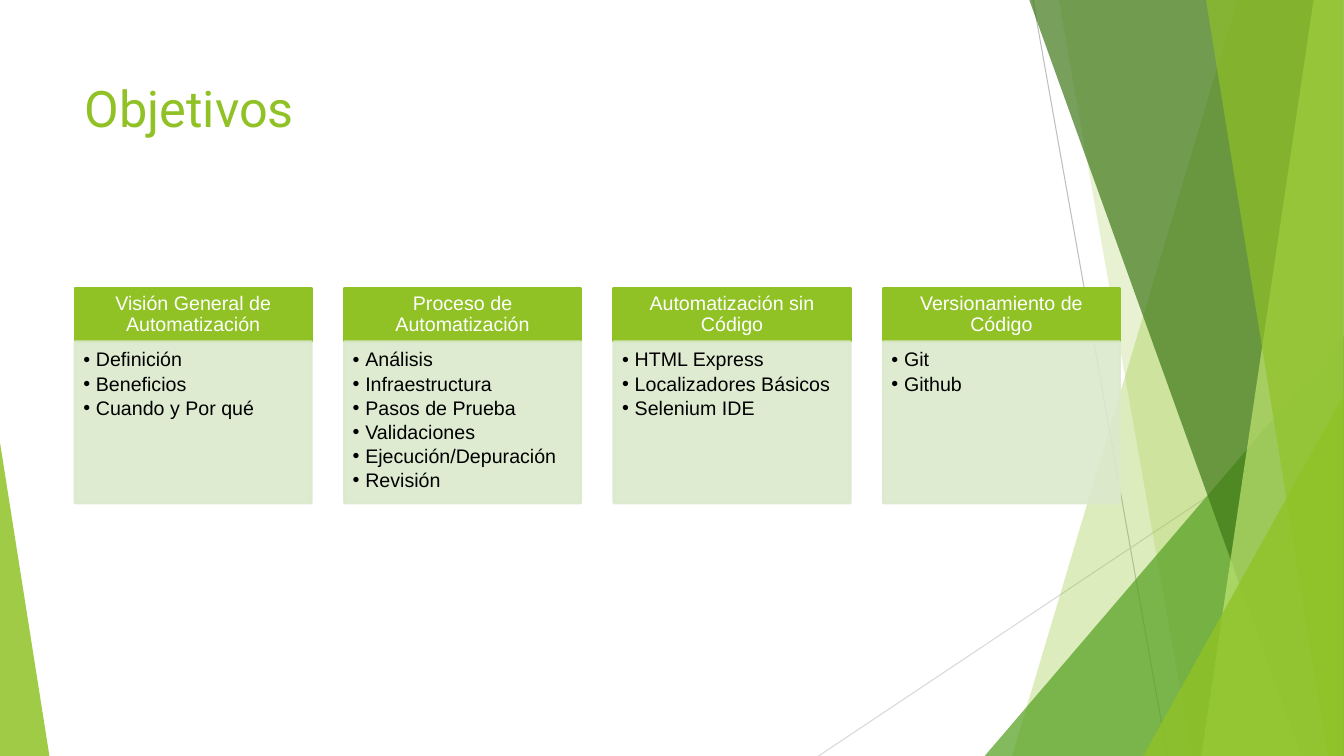
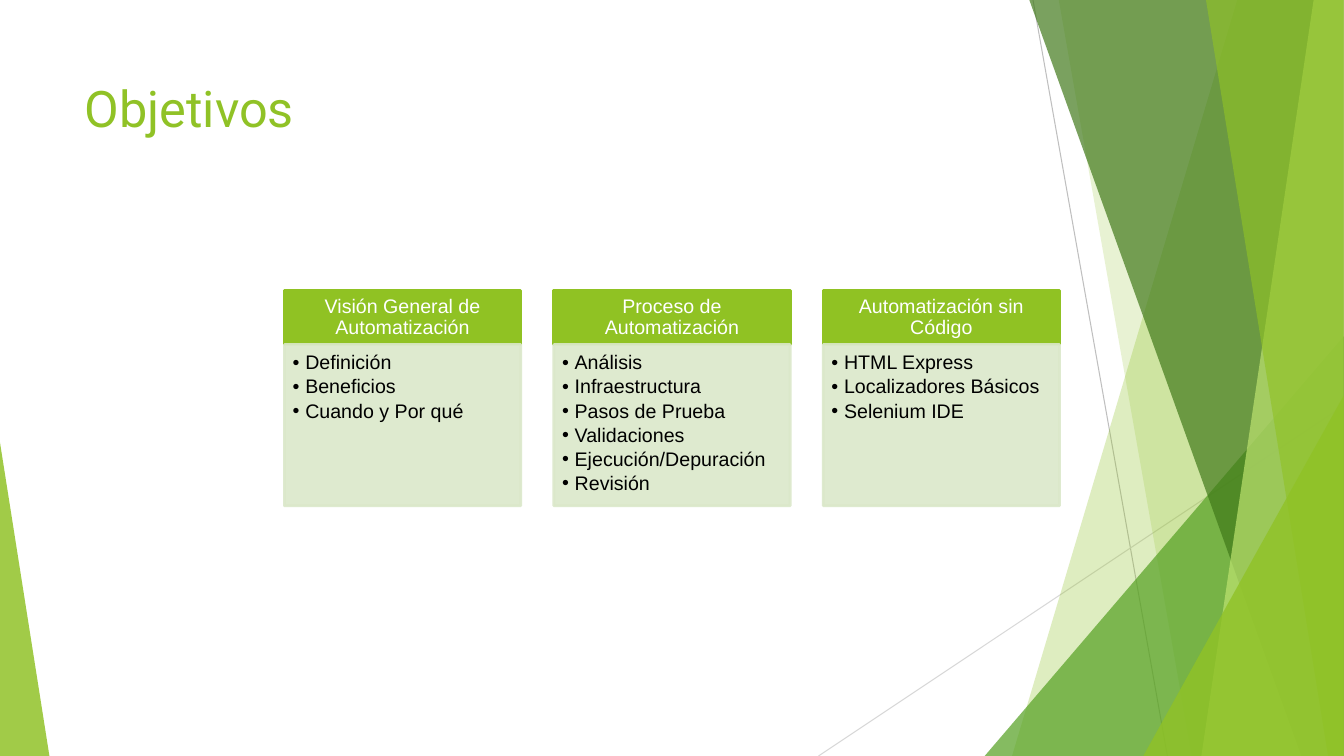
Before and after one commit to jomarnavarro/intro_automation, a slide deck: slide 2 of presentaciones/Selenium, Modulo 1.pptx. Drawn at 1344x756 pixels with LibreOffice and Linux fonts; fonts in the diff are those of the drawing. Boxes give left, top, right and bottom in pixels: in the first picture for what was removed or moved away, otherwise in the second. Text is boxed around its words. In the diff, an @@ line names an element or a change of style, - is before the commit and + after.

```diff
--- a/presentaciones/Selenium, Modulo 1.pptx
+++ b/presentaciones/Selenium, Modulo 1.pptx
@@ freeform shape at [1012, 0, 1344, 756]: fill #90C226 at 30% opacity to #90C226 at 29% opacity @@
@@ freeform shape at [1029, 0, 1344, 756]: fill #3F7818 at 70% opacity to #3F7818 at 69% opacity @@
@@ 3 rectangles: place and size @@
-3 rectangles at [345, 288, 1119, 342]
+3 rectangles at [284, 290, 1060, 344]
@@ fill #90C226 to #90C223; outline #90C226 2 pt to #90C223 2 pt in 3 elements at [824, 290, 1060, 344], [284, 290, 520, 344], [554, 290, 789, 344] @@
@@ 3 texts: place and size @@
-3 texts at [115, 295, 814, 335]
+3 texts at [325, 298, 1023, 338]
@@ 3 rectangles: place and size @@
-3 rectangles at [345, 342, 1119, 503]
+3 rectangles at [284, 345, 1060, 506]
@@ fill #DBE9CD at 90% opacity to #DBE8CA at 90% opacity; outline #DBE9CD 2 pt to #DBE8CA 2 pt in 3 elements at [824, 345, 1060, 506], [284, 345, 520, 506], [554, 345, 789, 506] @@
@@ less space between paragraphs in 6 elements at [605, 298, 739, 334], [325, 298, 480, 334], [859, 298, 1023, 338], [575, 354, 766, 491], [305, 354, 464, 422], [844, 355, 1040, 419] @@
@@ 3 texts: place and size @@
-3 texts at [96, 351, 830, 488]
+3 texts at [305, 354, 1040, 491]
@@ group removed at [75, 288, 1083, 503]: 2 rectangles, 2 texts @@
-Versionamiento de Código
-  • Git
-  • Github
@@ triangle at [985, 336, 1344, 756]: fill #54A021 at 72% opacity to #54A021 at 71% opacity @@
```
Also in this commit, not shown: 26 other slides changed, 14 slides removed, 18 other files.
